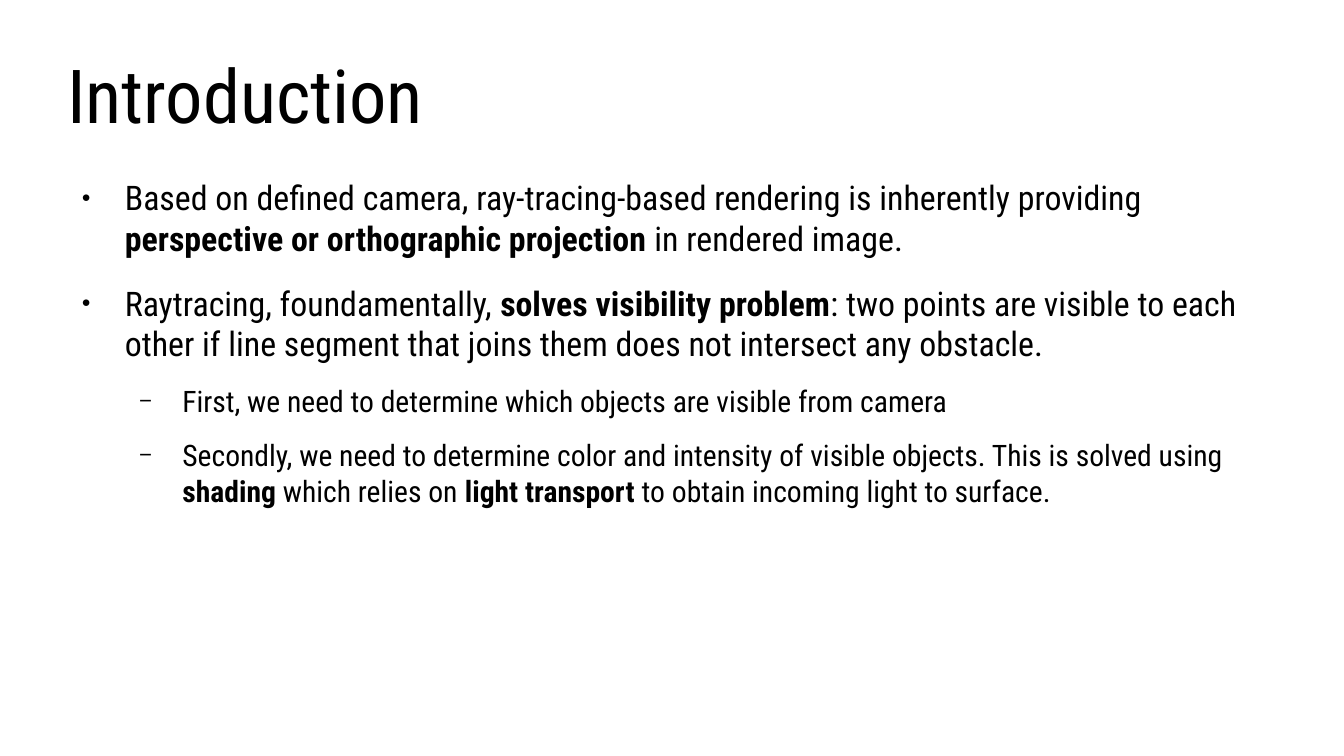
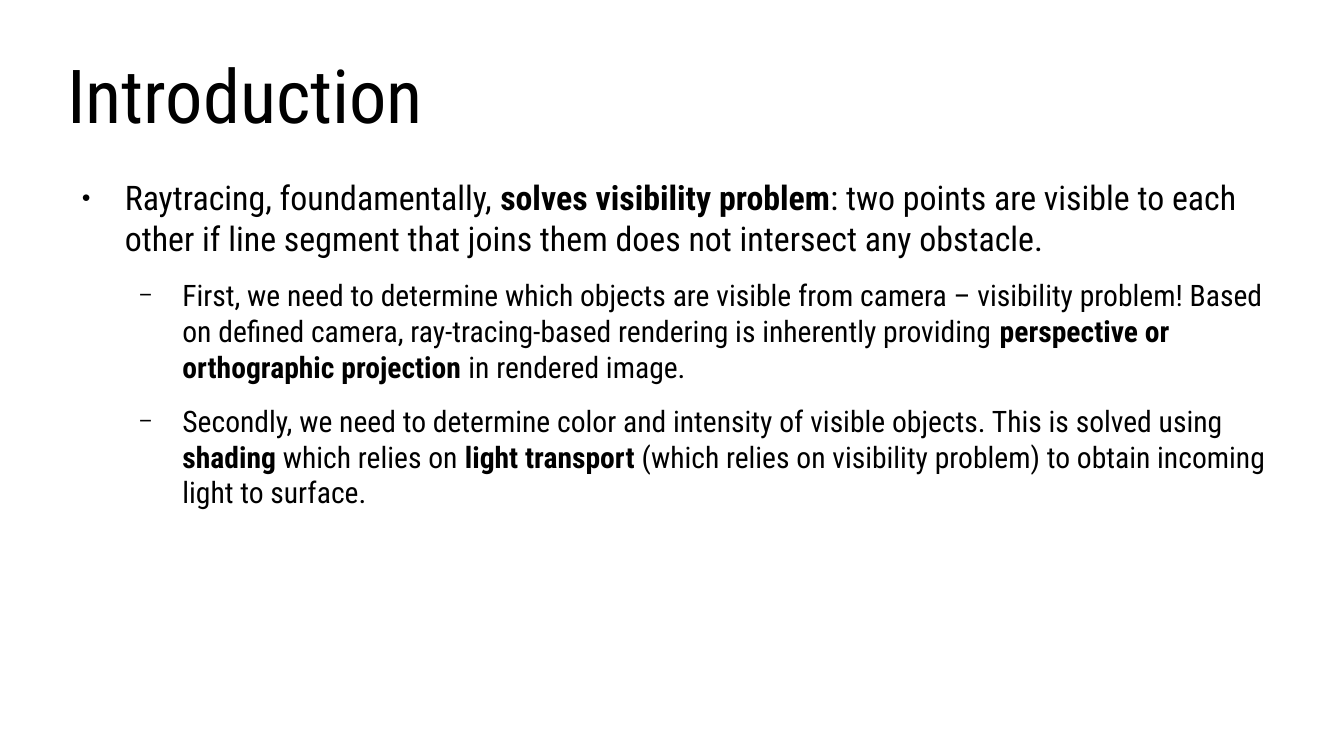
Before and after one commit to lorentzo/IntroductionToComputerGraphics, a slide deck: slide 2 of lectures/foundations_rendering/foundations_raytracing.odp. Drawn at 1344x756 pixels with LibreOffice and Linux fonts; fonts in the diff are those of the drawing. Boxes give left, top, right and bottom in pixels: in the first picture for what was removed or moved away, otherwise in the second. Text is boxed around its words. In the diff, an @@ line names an element or a change of style, - is before the commit and + after.

Commit message:
3d scene and rendering foundations update

```diff
--- a/lectures/foundations_rendering/foundations_raytracing.odp
+++ b/lectures/foundations_rendering/foundations_raytracing.odp
@@ text at (x1=125, y1=184, x2=1141, y2=259): paragraph removed @@
-● Based on defined camera, ray-tracing-based rendering is inherently providing perspective or orthographic projection in rendered image.
@@ text at (x1=182, y1=283, x2=1265, y2=509): text changed @@
-  − First, we need to determine which objects are visible from camera
-  − Secondly, we need to determine color and intensity of visible objects. This is solved using shading which relies on light transport to obtain incoming light to surface.
+  − First, we need to determine which objects are visible from camera – visibility problem! Based on defined camera, ray-tracing-based rendering is inherently providing perspective or orthographic projection in rendered image.
+  − Secondly, we need to determine color and intensity of visible objects. This is solved using shading which relies on light transport (which relies on visibility problem) to obtain incoming light to surface.
```
Also in this commit, not shown: 9 other slides changed, 3 slides added, 4 other files.
